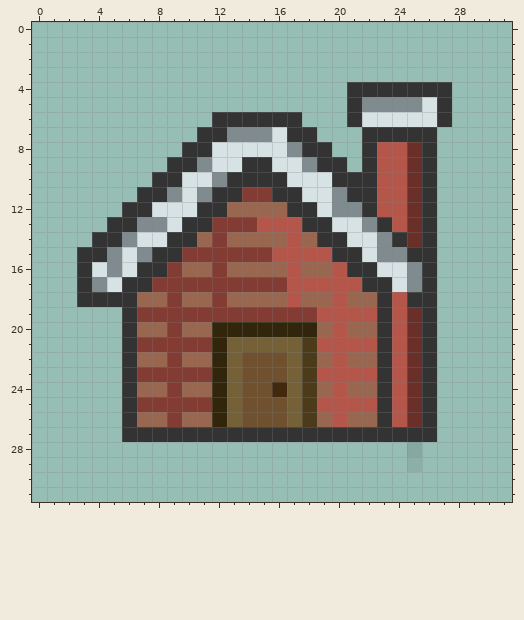
A pixel-art sprite gets an edit: sprites/javiercasa.png. Above, as it was before the edit.
The file is 32x32 pixels. Pixels under 10% opacity are left out. Colours within 5 levels of each other are drawn and written as one. The old version is drawn lined up with the new one.
After:
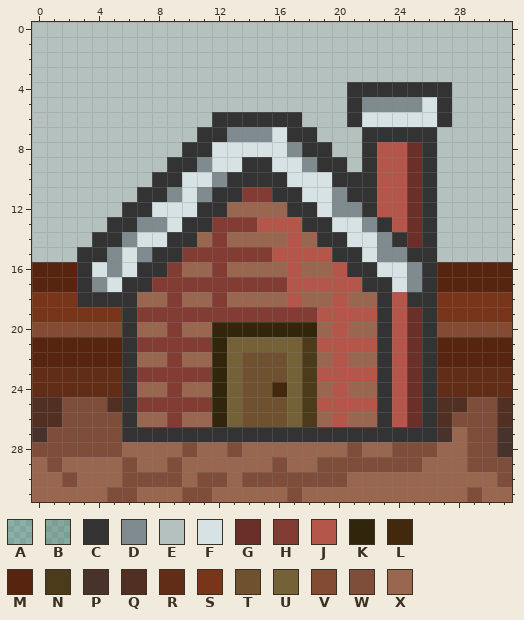
Palette (. is transparent): A #3433331a  B #34333329  C #343333  D #7f8b8e  E #b5c1be  F #d7e2e4  G #6a2f28  H #823c33  J #b4564a  K #31250c  L #42290d  M #56240f  N #4b3b1b  P #47332b  Q #513023  R #622d17  S #783519  T #6f502f  U #756138  V #834b33  W #7e4e3b  X #996650
Difference:
whole drawing moved by -1,+2 (the old picture is shown already moved)
y 0..3: x 0..31 ................................ -> EEEEEEEEEEEEEEEEEEEEEEEEEEEEEEEE
y 4..5: x 0..20 ..................... -> EEEEEEEEEEEEEEEEEEEEE; x 28..31 .... -> EEEE
y 6: x 0..11 ............ -> EEEEEEEEEEEE; x 18..20 ... -> EEE; x 28..31 .... -> EEEE
y 7: x 0..10 ........... -> EEEEEEEEEEE; x 19..21 ... -> EEE; x 27..31 ..... -> EEEEE
y 8: x 0..9 .......... -> EEEEEEEEEE; x 20..21 .. -> EE; x 27..31 ..... -> EEEEE
y 9: x 0..8 ......... -> EEEEEEEEE; x 21 . -> E; x 27..31 ..... -> EEEEE
y 10: x 0..7 ........ -> EEEEEEEE; x 27..31 ..... -> EEEEE
y 11: x 0..6 ....... -> EEEEEEE; x 27..31 ..... -> EEEEE
y 12: x 0..5 ...... -> EEEEEE; x 27..31 ..... -> EEEEE
y 13: x 0..4 ..... -> EEEEE; x 27..31 ..... -> EEEEE
y 14: x 0..3 .... -> EEEE; x 27..31 ..... -> EEEEE
y 15: x 0..2 ... -> EEE; x 27..31 ..... -> EEEEE
y 16..17: x 0..2 ... -> MMM; x 27..31 ..... -> MMMMM
y 18: x 0..2 ... -> SSS; x 27..31 ..... -> SSSSS
y 19: x 0..5 ...... -> SSSSSS; x 27..31 ..... -> SSSSS
y 20: x 0..5 ...... -> VVVVVV; x 27..31 ..... -> VVVVV
y 21..22: x 0..5 ...... -> MMMMMM; x 27..31 ..... -> MMMMM
y 23..24: x 0..5 ...... -> RRRRRR; x 27..31 ..... -> RRRRR
y 25: x 0..5 ...... -> QQWWWQ; x 27..31 ..... -> QQWWQ
y 26: x 0..5 ...... -> QQWWWW; x 27..31 ..... -> QWWWQ
y 27: x 0..5 ...... -> PWWWWW; x 27..31 ..... -> PXWWP
y 28: x 0..31 .........................B...... -> WWWWWWXXXXWXXWXXXXXXXWXXWWWXXWWP
y 29: x 0..31 .........................A...... -> XWXXXXWXXWXXXXXXWXXWWWWWWWXXXWWW
y 30: x 0..31 ................................ -> XXWXXXWWWWXWWXWWWWWWWXXXXXXXXXXW
y 31: x 0..31 ................................ -> XXXXXWWXXXWWXXXXXWXXXXXXXXXXXWXX
Changed places in both pictures, as pixel boxes (x1, y1, x2, y2):
changed: (32, 22, 512, 502)
